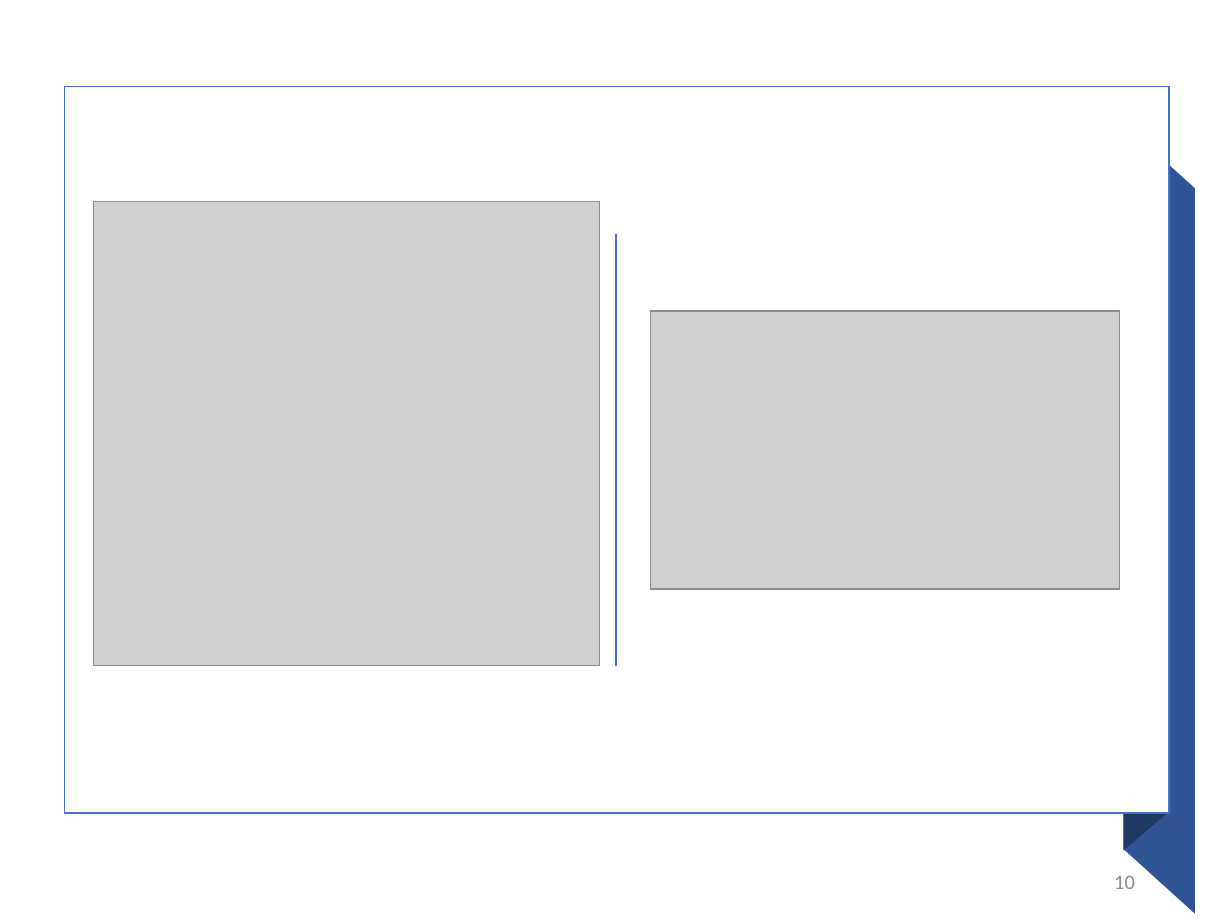
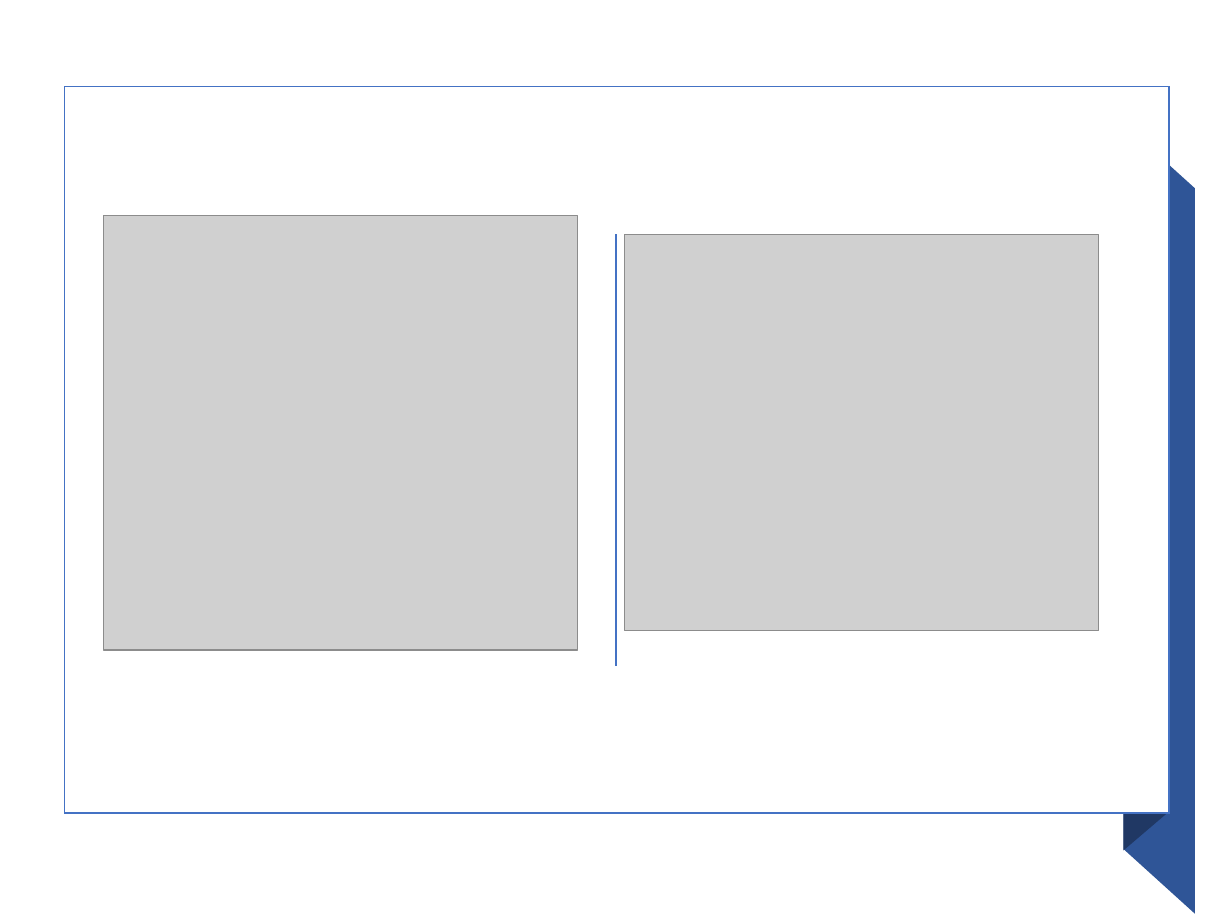
Before and after one commit to Sruthi-t-das/Med_Insurance_Finalproject, a slide deck: slide 11 of Allianz_US_Insurance_Strategy_PPTX.pptx (slide 10 before the commit). Drawn at 1232x924 pixels with LibreOffice and Linux fonts; fonts in the diff are those of the drawing; grey boxes stand for pictures. Boxes give left, top, right and bottom in pixels: in the first picture for what was removed or moved away, otherwise in the second. Text is boxed around its words. In the diff, an @@ line names an element or a change of style, - is before the commit and + after.

```diff
--- a/Allianz_US_Insurance_Strategy_PPTX.pptx
+++ b/Allianz_US_Insurance_Strategy_PPTX.pptx
@@ picture: place and size @@
-picture at (94,202,600,667)
+picture at (103,216,578,650)
@@ picture: place and size @@
-picture at (650,310,1120,589)
+picture at (625,234,1099,631)
@@ page number removed at (1114,876,1135,889) @@
-10
```
Also in this commit, not shown: 23 other slides changed, 1 slide added, 5 other files.
